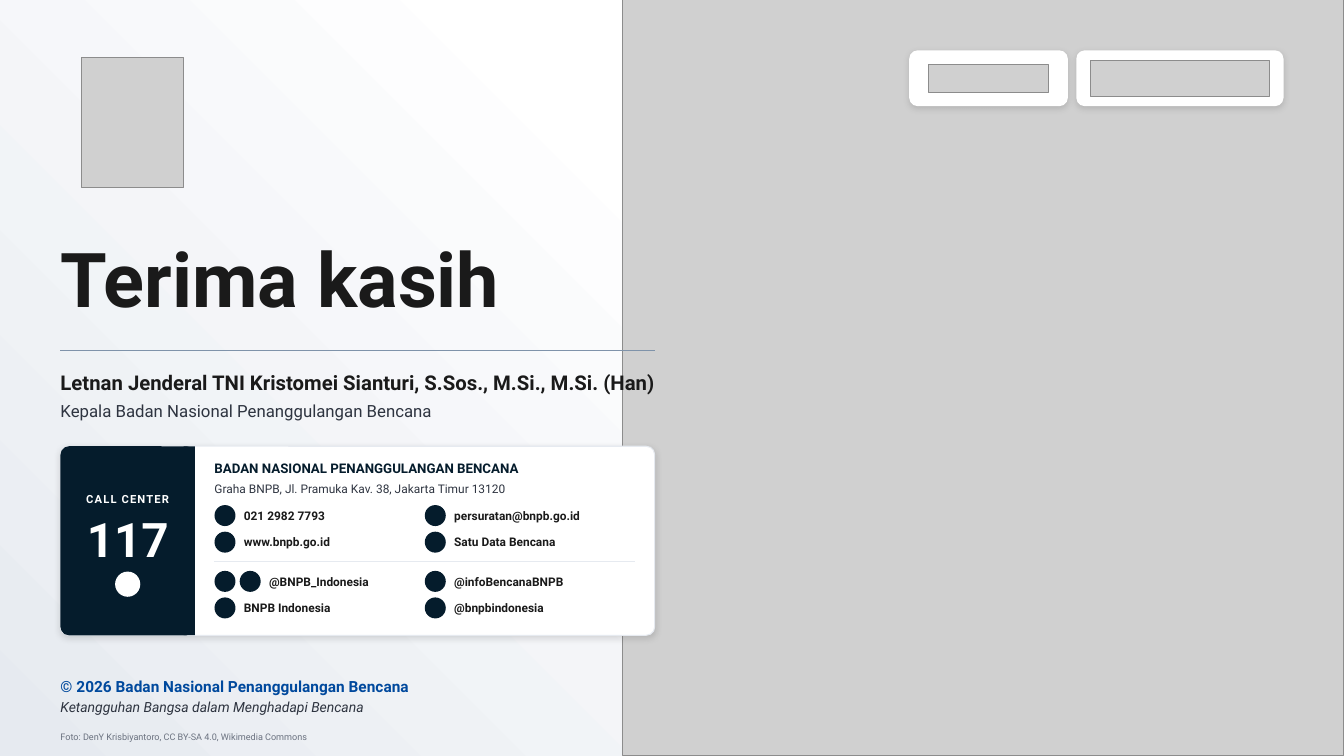
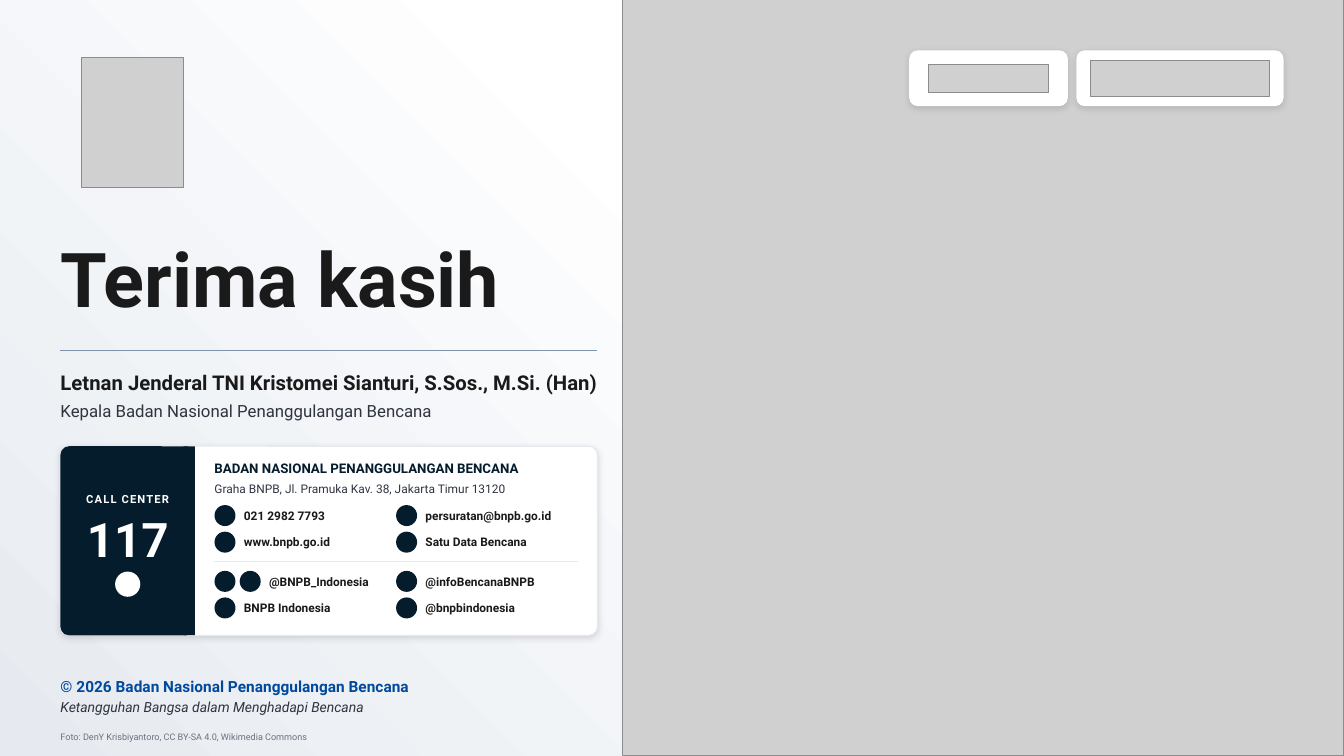
Before and after one commit to terasurbannetwork/poskokarhutla, a slide deck: slide 6 of data/laporan-bnpb/harian-2026-11-04/Laporan Kejadian Bencana Harian 041126.pptx. Drawn at 1344x756 pixels with LibreOffice and Linux fonts; fonts in the diff are those of the drawing; grey boxes stand for pictures; background and template pictures are left out. Boxes give left, top, right and bottom in pixels: in the first picture for what was removed or moved away, otherwise in the second. Text is boxed around its words. In the diff, an @@ line names an element or a change of style, - is before the commit and + after.

```diff
--- a/data/laporan-bnpb/harian-2026-11-04/Laporan Kejadian Bencana Harian 041126.pptx
+++ b/data/laporan-bnpb/harian-2026-11-04/Laporan Kejadian Bencana Harian 041126.pptx
@@ line moved from (60, 351) - (655, 351) to (60, 351) - (598, 351) @@
@@ text at bbox=[60, 374, 597, 395]: text changed @@
-Letnan Jenderal TNI Kristomei Sianturi, S.Sos., M.Si., M.Si. (Han)
+Letnan Jenderal TNI Kristomei Sianturi, S.Sos., M.Si. (Han)
@@ rounded rectangle: place and size @@
-rounded rectangle at bbox=[60, 447, 655, 636]
+rounded rectangle at bbox=[60, 447, 598, 636]
@@ text "persuratan@bnpb.go.id": place and size @@
-text "persuratan@bnpb.go.id" at bbox=[454, 511, 580, 523]
+text "persuratan@bnpb.go.id" at bbox=[425, 511, 551, 523]
@@ text "Satu Data Bencana": place and size @@
-text "Satu Data Bencana" at bbox=[454, 537, 555, 546]
+text "Satu Data Bencana" at bbox=[425, 537, 526, 546]
@@ line moved from (215, 562) - (635, 562) to (215, 562) - (578, 562) @@
@@ 4 ellipses: place and size @@
-4 ellipses at bbox=[424, 505, 446, 619]
+4 ellipses at bbox=[396, 505, 417, 619]
@@ text "@infoBencanaBNPB": place and size @@
-text "@infoBencanaBNPB" at bbox=[454, 577, 563, 589]
+text "@infoBencanaBNPB" at bbox=[425, 577, 534, 589]
@@ text "@bnpbindonesia": place and size @@
-text "@bnpbindonesia" at bbox=[454, 603, 544, 615]
+text "@bnpbindonesia" at bbox=[425, 603, 515, 615]
```
Also in this commit, not shown: 1 other slide changed, 8 other files.
